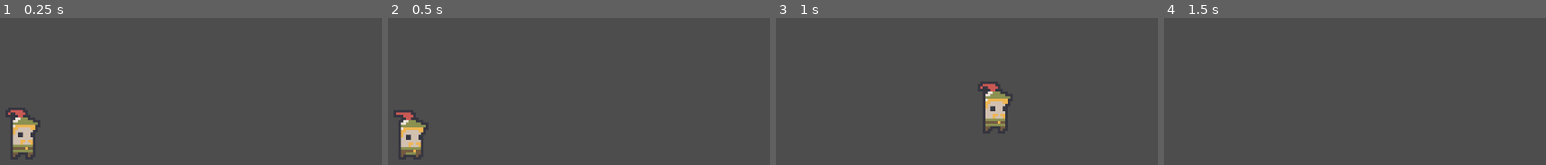
Above: before the commit, frames 1-4 (left to right).
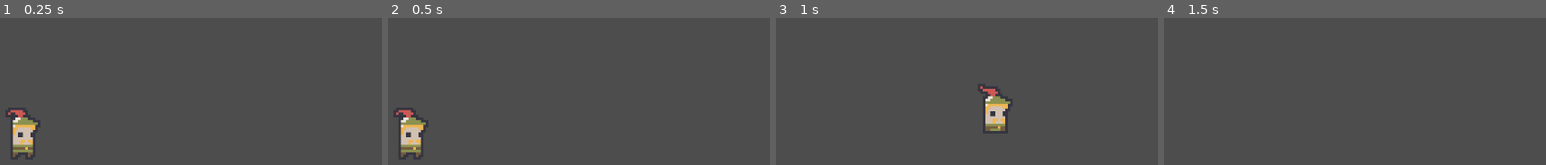
Above: after the commit, the same moments.

Repository: dalespiteri/ssgg-first-game
Game: Godot game, scene res://scenes/game.tscn
The game is run twice, just before and just after one commit, with the same random seed, the same clock (stepped at 60 frames per second) and the same inputs.
Inputs:
- Up to frame 1 (0.25 s): no input
- Up to frame 2 (0.5 s): no input
- Up to frame 3 (1 s): tap Enter (ui_accept) at 0.5, 0.77 s; hold Right (ui_right) from 0.53 s (still down)
- Up to frame 4 (1.5 s): keep holding Right (ui_right)

Frame 1 is identical in both runs. In frame 2, 1.0% of the frame differs, in the area x 2-10%, y 62-94%; in frame 3, 1.2%, in the area x 54-62%, y 44-77%; in frame 4, nothing differs.

Commit message:
fine tun idle animation

Diff:
--- a/scenes/player.tscn
+++ b/scenes/player.tscn
@@ -37,13 +37,13 @@
 [sub_resource type="SpriteFrames" id="SpriteFrames_0qeyd"]
 animations = [{
 "frames": [{
-"duration": 2.5,
+"duration": 7.0,
 "texture": SubResource("AtlasTexture_u8pij")
 }, {
 "duration": 1.0,
 "texture": SubResource("AtlasTexture_soo5f")
 }, {
-"duration": 1.0,
+"duration": 2.0,
 "texture": SubResource("AtlasTexture_r4e7h")
 }, {
 "duration": 1.0,
@@ -51,7 +51,7 @@
 }],
 "loop": true,
 "name": &"idle",
-"speed": 6.0
+"speed": 7.0
 }, {
 "frames": [{
 "duration": 1.0,
@@ -80,10 +80,9 @@
 [node name="AnimatedSprite2D" type="AnimatedSprite2D" parent="."]
 position = Vector2(0, -12)
 sprite_frames = SubResource("SpriteFrames_0qeyd")
-animation = &"run"
+animation = &"idle"
 autoplay = "idle"
-frame = 2
-frame_progress = 0.396631
+frame_progress = 0.2071
 
 [node name="CollisionShape2D" type="CollisionShape2D" parent="."]
 position = Vector2(0, -9)
